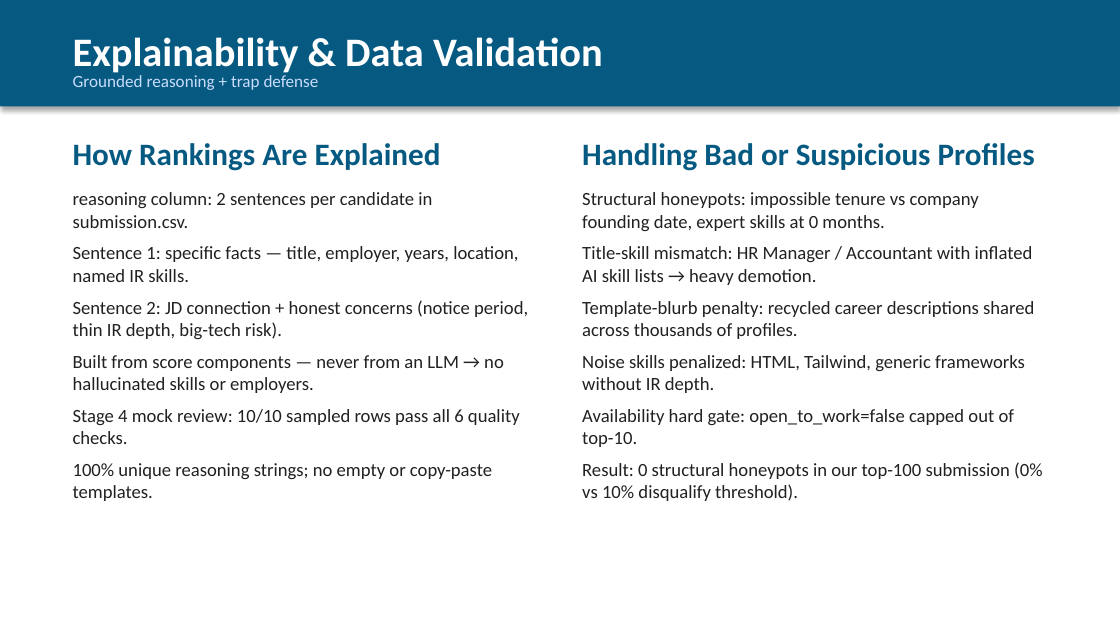
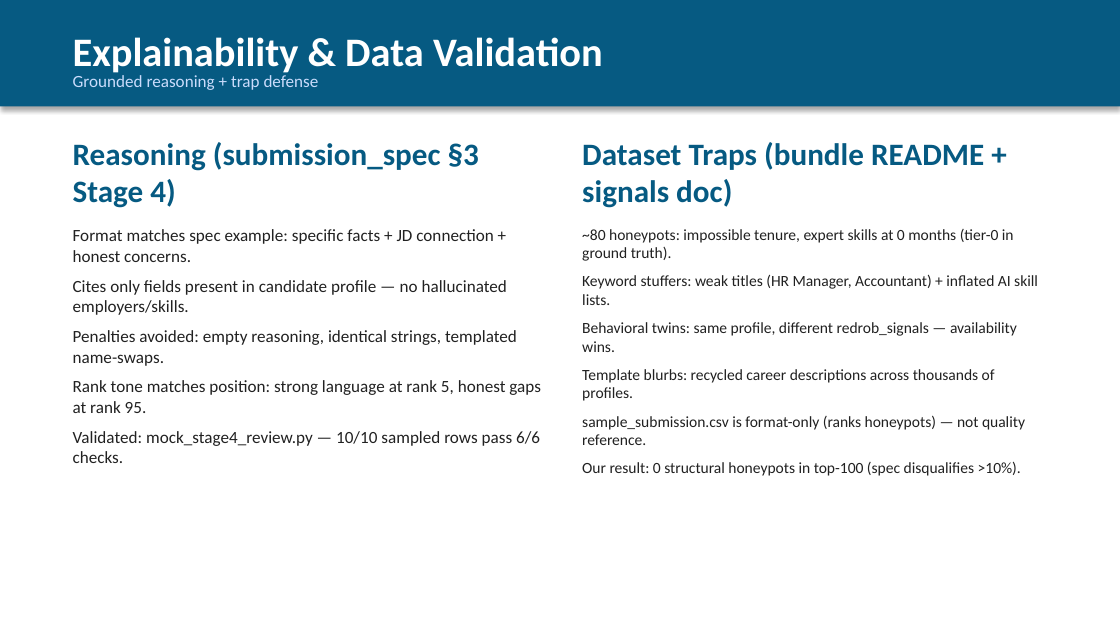
Before and after one commit to rahulx2001/recruitgpt-x, a slide deck: slide 5 of docs/Schadn_Redrob_Submission.pptx. Drawn at 1120x630 pixels with LibreOffice and Linux fonts; fonts in the diff are those of the drawing. Boxes give left, top, right and bottom in pixels: in the first picture for what was removed or moved away, otherwise in the second. Text is boxed around its words. In the diff, an @@ line names an element or a change of style, - is before the commit and + after.

Commit message:
docs: align submission deck with official India Runs challenge bundle
Reference job_description.docx, candidate_schema.json, redrob_signals_doc,
submission_spec v4, README trap types, and sample_submission.csv caveats.

```diff
--- a/docs/Schadn_Redrob_Submission.pptx
+++ b/docs/Schadn_Redrob_Submission.pptx
@@ text at (73,142,541,463): text changed; size 12 to 11 pt @@
-How Rankings Are Explained
-reasoning column: 2 sentences per candidate in submission.csv.
-Sentence 1: specific facts — title, employer, years, location, named IR skills.
-Sentence 2: JD connection + honest concerns (notice period, thin IR depth, big-tech risk).
-Built from score components — never from an LLM → no hallucinated skills or employers.
-Stage 4 mock review: 10/10 sampled rows pass all 6 quality checks.
-100% unique reasoning strings; no empty or copy-paste templates.
+Reasoning (submission_spec §3 Stage 4)
+Format matches spec example: specific facts + JD connection + honest concerns.
+Cites only fields present in candidate profile — no hallucinated employers/skills.
+Penalties avoided: empty reasoning, identical strings, templated name-swaps.
+Rank tone matches position: strong language at rank 5, honest gaps at rank 95.
+Validated: mock_stage4_review.py — 10/10 sampled rows pass 6/6 checks.
@@ text at (582,142,1038,476): text changed; size 12 to 10 pt @@
-Handling Bad or Suspicious Profiles
-Structural honeypots: impossible tenure vs company founding date, expert skills at 0 months.
-Title-skill mismatch: HR Manager / Accountant with inflated AI skill lists → heavy demotion.
-Template-blurb penalty: recycled career descriptions shared across thousands of profiles.
-Noise skills penalized: HTML, Tailwind, generic frameworks without IR depth.
-Availability hard gate: open_to_work=false capped out of top-10.
-Result: 0 structural honeypots in our top-100 submission (0% vs 10% disqualify threshold).
+Dataset Traps (bundle README + signals doc)
+~80 honeypots: impossible tenure, expert skills at 0 months (tier-0 in ground truth).
+Keyword stuffers: weak titles (HR Manager, Accountant) + inflated AI skill lists.
+Behavioral twins: same profile, different redrob_signals — availability wins.
+Template blurbs: recycled career descriptions across thousands of profiles.
+sample_submission.csv is format-only (ranks honeypots) — not quality reference.
+Our result: 0 structural honeypots in top-100 (spec disqualifies >10%).
```
Also in this commit, not shown: 4 other slides changed, 1 slide added, 1 slide removed, 4 other files.
